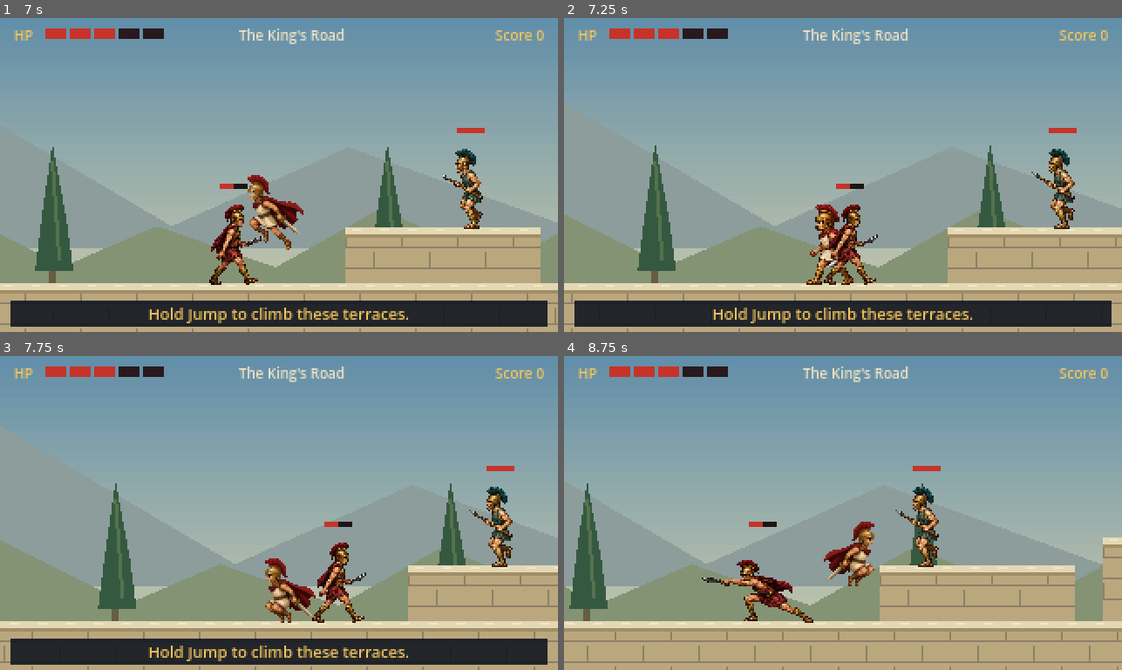
Above: before the commit, frames 1-4 (two rows, left to right).
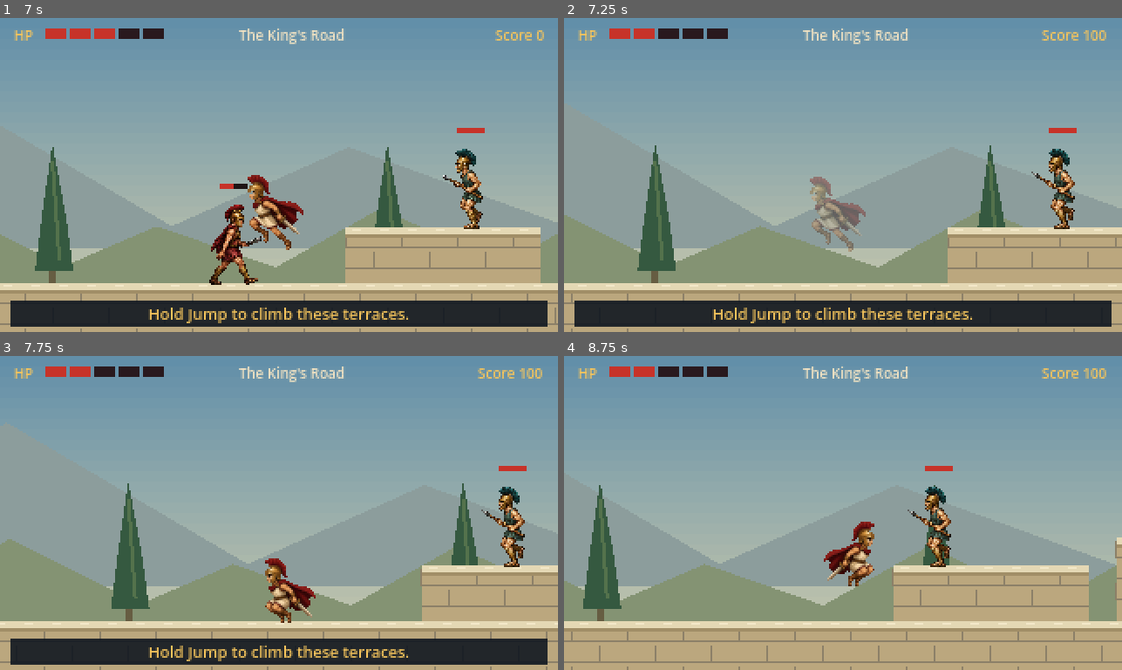
Above: after the commit, the same moments.

Repository: christsantiris/Theseus
Game: Godot game, scene res://scenes/main/main.tscn
Two runs of this game, one before a commit and one after it. Both use one fixed random seed, a clock stepped at 60 frames per second and the inputs below.
Inputs:
- Up to frame 1 (7 s): click "New Game" at 0.5 s; tap Enter at 1.25 s; hold D (move_right) 1.28-2.78 s; tap Up (jump) at 1.35, 1.52, 1.82, 2.27, 2.3, 2.57, 3.05, 3.6, 3.77, 4.07, 4.52, 4.55, 4.82, 5.27, 5.3, 5.57, 5.85, 6.77, 6.8 s; tap Space (attack) at 2.1, 4.35, 6.6 s; hold A (move_left) 2.78-3.53 s; hold Down (duck) 2.78-3.53 s; hold D (move_right) 3.53-5.03 s; hold A (move_left) 5.03-5.78 s; tap Down (duck) at 5.1 s; hold D (move_right) 5.78-6.53 s; hold A (move_left) from 6.53 s (still down)
- Up to frame 2 (7.25 s): keep holding A (move_left); tap Up (jump) at 7.07 s
- Up to frame 3 (7.75 s): keep holding A (move_left); hold Down (duck) from 7.28 s (still down); tap Up (jump) at 7.52, 7.55 s
- Up to frame 4 (8.75 s): tap Up (jump) at 7.82, 8.1, 8.27, 8.57 s; release A (move_left) at 8.03 s; release Down (duck) at 8.03 s; hold D (move_right) from 8.03 s (still down)

Frame 1 is identical in both runs. In frame 2, 2.6% of the frame differs, in the area x 16-98%, y 3-85%; in frame 3, 7.6%; in frame 4, 8.3%, in the area x 0-100%, y 3-100%.

Commit message:
Damage both player and enemy on collision

Diff:
--- a/scenes/player/player.gd
+++ b/scenes/player/player.gd
@@ -35,6 +35,7 @@
 var _sword: Area2D
 var _sword_shape: CollisionShape2D
 var _swing_hits := {}
+var _air_hits := {}
 var _ducked := false
 
 
@@ -113,7 +114,7 @@
 		velocity.x = move_toward(velocity.x, 0.0, SPEED * 8.0 * delta)
 	_set_ducked(ducking)
 
-	_resolve_landing_collision(delta)
+	_resolve_jump_collision()
 	if health <= 0:
 		return
 	move_and_slide()
@@ -151,29 +152,41 @@
 	)
 
 
-func _resolve_landing_collision(delta: float) -> void:
-	if velocity.y <= 0.0 or _hurt_lock > 0.0:
+func _resolve_jump_collision() -> void:
+	if is_on_floor() or health <= 0:
+		_air_hits.clear()
 		return
 	var player_rect: Rect2 = _body.global_transform * _body.shape.get_rect()
-	var foot := player_rect.end.y
-	var next_foot := foot + velocity.y * delta
+	var touching := {}
 	for enemy in get_tree().get_nodes_in_group("enemies"):
-		if not enemy.alive or not enemy.has_method("take_damage"):
+		if not is_instance_valid(enemy) or not enemy.alive or not enemy.has_method("take_damage"):
 			continue
 		var collision := enemy.get_node_or_null("CollisionShape2D") as CollisionShape2D
 		if collision == null or collision.disabled or collision.shape == null:
 			continue
 		var enemy_rect: Rect2 = collision.global_transform * collision.shape.get_rect()
-		var overlap := minf(player_rect.end.x, enemy_rect.end.x) - maxf(player_rect.position.x, enemy_rect.position.x)
-		# Require a genuine crossing of the current head height, not a side graze.
-		if overlap <= 2.0 or foot > enemy_rect.position.y + 1.0 or next_foot < enemy_rect.position.y:
-			continue
-		global_position.y += enemy_rect.position.y - foot - 1.0
-		# Hurt supplies the existing recoil and invulnerability window. The enemy
-		# loses exactly one HP as well, rather than being defeated outright.
+		var overlap := player_rect.intersection(enemy_rect)
+		if overlap.size.x < 4.0 or overlap.size.y < 4.0:
+			continue
+		var id := enemy.get_instance_id()
+		touching[id] = true
+		if _air_hits.has(id) or _hurt_lock > 0.0:
+			continue
+		var foot := player_rect.end.y
+		if velocity.y > 0.0 and foot <= enemy_rect.position.y + 8.0:
+			global_position.y += enemy_rect.position.y - foot - 1.0
 		hurt(1)
-		enemy.take_damage(1)
-		return
+		if is_instance_valid(enemy) and enemy.alive:
+			enemy.take_damage(1)
+		if health <= 0:
+			break
+	for id in touching:
+		_air_hits[id] = true
+	var kept := {}
+	for id in _air_hits:
+		if touching.has(id):
+			kept[id] = true
+	_air_hits = kept
 
 
 func _strike() -> void:
--- a/tests/player_combat.gd
+++ b/tests/player_combat.gd
@@ -104,7 +104,7 @@
 		player.position = Vector2(enemy.position.x - 8.0, top + 6.0)
 		player.velocity = Vector2(0, 60)
 		await _frames(15)
-		_expect(player.health == 5 and enemy.hp == 2, kind + ": falling beside the head is not a stomp collision")
+		_expect(player.health == 4 and enemy.hp == 1 and enemy.alive, kind + ": falling into the body costs both fighters exactly one HP")
 		setup = await _fixture(kind)
 		enemy = setup.enemy
 		await _begin_attack()
@@ -135,7 +135,7 @@
 	_stop_audio(root)
 	OS.delay_msec(150)
 	if failures.is_empty():
-		print("PASS: all three enemy types, passive contact, mutual one-HP stomp collisions, collision cooldown, side grazes, visible sword strikes, expired/interrupted swings, facing and scoring.")
+		print("PASS: all three enemy types, passive contact, mutual one-HP jump collisions, collision cooldown, body impacts, visible sword strikes, expired/interrupted swings, facing and scoring.")
 	else:
 		print("FAILURES: ", failures)
 	quit(0 if failures.is_empty() else 1)
